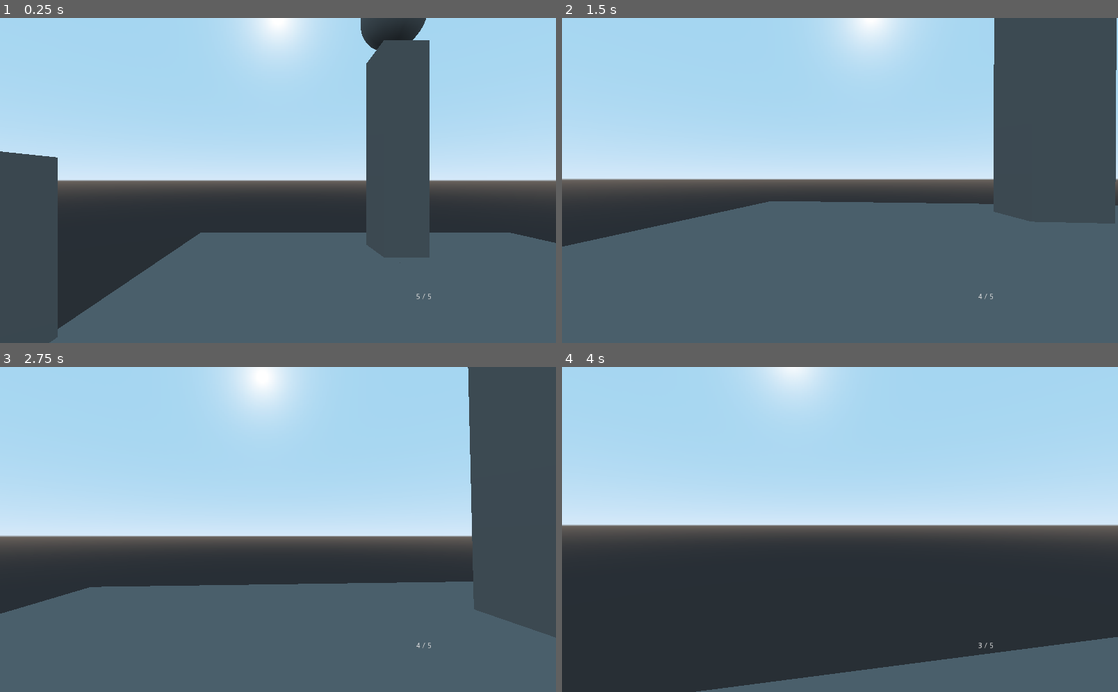
Above: before the commit, frames 1-4 (two rows, left to right).
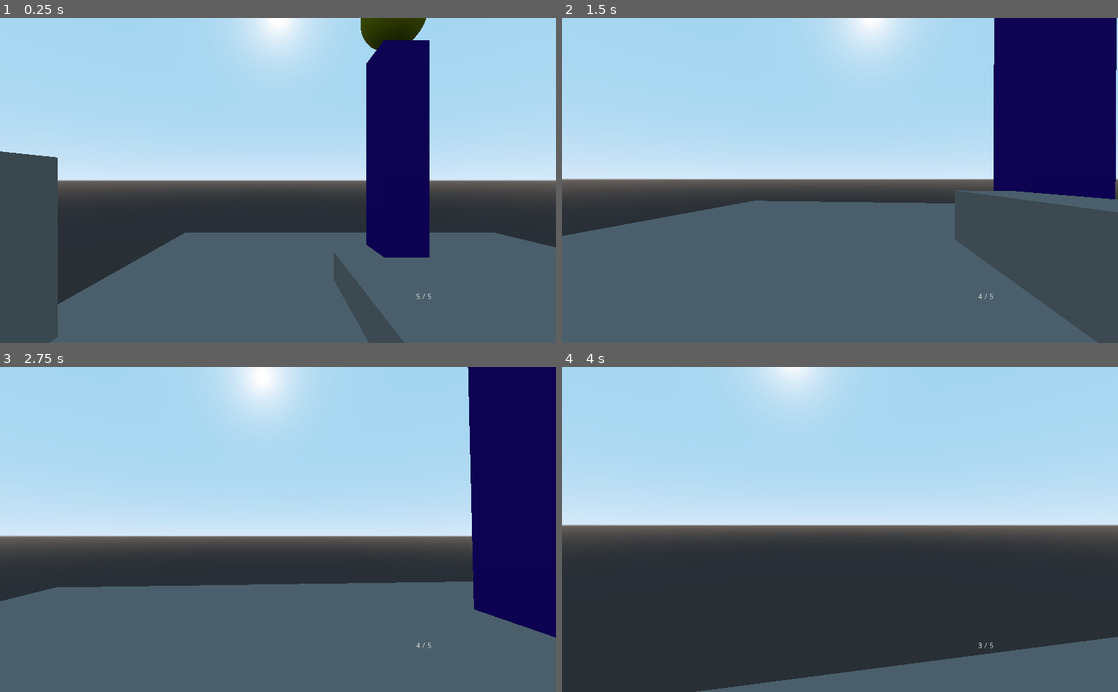
Above: after the commit, the same moments.

Repository: Mike149x/Game2021
Game: Godot game, scene res://MainScene.tscn
Two runs of this game, one before a commit and one after it. Both use one fixed random seed, a clock stepped at 60 frames per second and the inputs below.
Inputs (mouse positions are in pixels of both pictures, inside the frame that each line leads up to):
- Up to frame 1 (0.25 s): no input
- Up to frame 2 (1.5 s): move the mouse to (867, 180) at 0.52 s; hold W (move_forward) from 0.53 s (still down); tap E (Interact) at 0.6 s; tap Space (jump) at 0.77 s; move the mouse to (812, 180) at 1.27 s; click (812, 180) at 1.35 s
- Up to frame 3 (2.75 s): keep holding W (move_forward); tap Space (jump) at 1.52 s; move the mouse to (289, 523) at 2.02 s; tap E (Interact) at 2.1 s
- Up to frame 4 (4 s): keep holding W (move_forward); move the mouse to (834, 536) at 2.77 s; click (834, 536) at 2.85 s; tap Space (jump) at 3.02, 3.77 s; move the mouse to (878, 532) at 3.52 s; tap E (Interact) at 3.6 s

The runs differ from the first frame. In frame 1, 11% of the frame differs, in the area x 10-100%, y 0-100%; in frame 2, 21%, in the area x 0-100%, y 0-100%; in frame 3, 12%; in frame 4, nothing differs.

Commit message:
working on detection

Diff:
--- /dev/null
+++ b/SuperStockTrader/Enemy.gd
@@ -0,0 +1,32 @@
+extends KinematicBody
+
+
+var space_state
+var target
+
+
+func _ready():
+	space_state = get_world().direct_space_state
+
+func _process(delta):
+	if target:
+		var result = space_state.intersect_ray(global_transform.origin, target.global_transform.origin)
+		look_at(target.global_transform.origin, Vector3.UP)
+
+func _on_Area_body_entered(body):
+	if body.is_in_group("Player"):
+		target = body
+		print(body.name + " entered")
+		set_color_red()
+
+func _on_Area_body_exited(body):
+	if body.is_in_group("Player"):
+		target = null
+		print(body.name + " exited")
+		set_color_green()
+
+func set_color_red():
+	$MeshInstance.get_surface_material(0).set_albedo(Color(1, 0, 0))
+
+func set_color_green():
+	$MeshInstance.get_surface_material(0).set_albedo(Color(0, 1, 0))
--- a/SuperStockTrader/Enemy.tscn
+++ b/SuperStockTrader/Enemy.tscn
@@ -1,17 +1,38 @@
-[gd_scene load_steps=3 format=2]
+[gd_scene load_steps=6 format=2]
 
-[sub_resource type="SphereMesh" id=1]
+[ext_resource path="res://Enemy.gd" type="Script" id=1]
 
-[sub_resource type="SphereShape" id=2]
+[sub_resource type="CapsuleMesh" id=1]
 
-[node name="Enemy" type="StaticBody" groups=[
-"Enemies",
-]]
-transform = Transform( 1, 0, 0, 0, 1, 0, 0, 0, 1, -5.68815, 2.94749, 8.71775 )
+[sub_resource type="SpatialMaterial" id=4]
+albedo_color = Color( 0, 1, 0, 1 )
+
+[sub_resource type="CubeMesh" id=2]
+
+[sub_resource type="CapsuleShape" id=3]
+
+[node name="Enemy" type="KinematicBody"]
+script = ExtResource( 1 )
 
 [node name="MeshInstance" type="MeshInstance" parent="."]
+transform = Transform( 1, 0, 0, 0, -4.37114e-08, -1, 0, 1, -4.37114e-08, 0, 0, 0 )
 mesh = SubResource( 1 )
+material/0 = SubResource( 4 )
+
+[node name="MeshInstance2" type="MeshInstance" parent="."]
+transform = Transform( 0.144, 0, 0, 0, 0.2, 0, 0, 0, 0.89262, 0, 1, -1 )
+mesh = SubResource( 2 )
 material/0 = null
 
 [node name="CollisionShape" type="CollisionShape" parent="."]
-shape = SubResource( 2 )
+transform = Transform( 1, 0, 0, 0, -4.37114e-08, -1, 0, 1, -4.37114e-08, 0, 0, 0 )
+shape = SubResource( 3 )
+
+[node name="Area" type="Area" parent="."]
+
+[node name="CollisionPolygon" type="CollisionPolygon" parent="Area"]
+transform = Transform( 1.19249e-08, 1, 0, 4.37114e-08, -5.21253e-16, -1, -1, 1.19249e-08, -4.37114e-08, 0, 0, -1.08504 )
+polygon = PoolVector2Array( 0, 0, 15, 6, 15, -6 )
+
+[connection signal="body_entered" from="Area" to="." method="_on_Area_body_entered"]
+[connection signal="body_exited" from="Area" to="." method="_on_Area_body_exited"]
--- a/SuperStockTrader/MainScene.tscn
+++ b/SuperStockTrader/MainScene.tscn
@@ -1,14 +1,24 @@
-[gd_scene load_steps=9 format=2]
+[gd_scene load_steps=13 format=2]
 
 [ext_resource path="res://FirstPerson.tscn" type="PackedScene" id=1]
 [ext_resource path="res://MainScene.gd" type="Script" id=2]
 [ext_resource path="res://Interactables/InteractableLightSwitch.gd" type="Script" id=3]
 [ext_resource path="res://default_env.tres" type="Environment" id=4]
 [ext_resource path="res://Enemy.tscn" type="PackedScene" id=5]
+[ext_resource path="res://Target.tscn" type="PackedScene" id=6]
 
 [sub_resource type="CubeMesh" id=1]
 
 [sub_resource type="BoxShape" id=2]
+
+[sub_resource type="SpatialMaterial" id=4]
+albedo_color = Color( 0.196078, 0, 1, 1 )
+
+[sub_resource type="SpatialMaterial" id=5]
+albedo_color = Color( 0.196078, 0, 1, 1 )
+
+[sub_resource type="SpatialMaterial" id=6]
+albedo_color = Color( 0.196078, 0, 1, 1 )
 
 [sub_resource type="SpatialMaterial" id=3]
 albedo_color = Color( 1, 0, 0, 1 )
@@ -19,44 +29,17 @@
 [node name="FirstPerson" parent="." instance=ExtResource( 1 )]
 transform = Transform( 1, 0, 0, 0, 1, 0, 0, 0, 1, 0, 6, 0 )
 
+[node name="Enemy" parent="." instance=ExtResource( 5 )]
+transform = Transform( 1.19249e-08, 0, 1, 0, 1, 0, -1, 0, 1.19249e-08, 16.6365, 2.0185, -9.21204 )
+
 [node name="Ground" type="MeshInstance" parent="."]
-transform = Transform( 10, 0, 0, 0, 1, 0, 0, 0, 10, 0, -1, 0 )
+transform = Transform( 20, 0, 0, 0, 1, 0, 0, 0, 20, 8, -1, -10 )
 mesh = SubResource( 1 )
 material/0 = null
 
 [node name="StaticBody" type="StaticBody" parent="Ground"]
 
 [node name="CollisionShape" type="CollisionShape" parent="Ground/StaticBody"]
-shape = SubResource( 2 )
-
-[node name="Ground2" type="MeshInstance" parent="."]
-transform = Transform( 10, 0, 0, 0, 1, 0, 0, 0, 10, 20, -1, 0 )
-mesh = SubResource( 1 )
-material/0 = null
-
-[node name="StaticBody" type="StaticBody" parent="Ground2"]
-
-[node name="CollisionShape" type="CollisionShape" parent="Ground2/StaticBody"]
-shape = SubResource( 2 )
-
-[node name="Ground3" type="MeshInstance" parent="."]
-transform = Transform( 10, 0, 0, 0, 1, 0, 0, 0, 10, 20, -1, -20 )
-mesh = SubResource( 1 )
-material/0 = null
-
-[node name="StaticBody" type="StaticBody" parent="Ground3"]
-
-[node name="CollisionShape" type="CollisionShape" parent="Ground3/StaticBody"]
-shape = SubResource( 2 )
-
-[node name="Ground4" type="MeshInstance" parent="."]
-transform = Transform( 10, 0, 0, 0, 1, 0, 0, 0, 10, 0, -1, -20 )
-mesh = SubResource( 1 )
-material/0 = null
-
-[node name="StaticBody" type="StaticBody" parent="Ground4"]
-
-[node name="CollisionShape" type="CollisionShape" parent="Ground4/StaticBody"]
 shape = SubResource( 2 )
 
 [node name="BigWall" type="MeshInstance" parent="."]
@@ -70,10 +53,21 @@
 [node name="CollisionShape" type="CollisionShape" parent="BigWall/StaticBody"]
 shape = SubResource( 2 )
 
+[node name="SmallWall" type="MeshInstance" parent="."]
+transform = Transform( 1, 0, 0, 0, 5, 0, 0, 0, 6, 4.78102, -3.10309, -9.82607 )
+mesh = SubResource( 1 )
+material/0 = null
+
+[node name="StaticBody" type="StaticBody" parent="SmallWall"]
+transform = Transform( 1, -4.44089e-16, 2.11758e-22, 0, 1, -8.35187e-22, 0, -4.44089e-16, 1, 0, 0, 0 )
+
+[node name="CollisionShape" type="CollisionShape" parent="SmallWall/StaticBody"]
+shape = SubResource( 2 )
+
 [node name="Pillar" type="MeshInstance" parent="."]
 transform = Transform( 2, 0, 0, 0, 10, 0, 0, 0, 2, 11.2899, 9.05029, -22.356 )
 mesh = SubResource( 1 )
-material/0 = null
+material/0 = SubResource( 4 )
 
 [node name="StaticBody" type="StaticBody" parent="Pillar"]
 transform = Transform( 1, -4.44089e-16, 2.11758e-22, 0, 1, -8.35187e-22, 0, -4.44089e-16, 1, 0, 0, 0 )
@@ -84,7 +78,7 @@
 [node name="Pillar2" type="MeshInstance" parent="."]
 transform = Transform( 2, 0, 0, 0, 10, 0, 0, 0, 2, 25.248, 0.343651, -10.8168 )
 mesh = SubResource( 1 )
-material/0 = null
+material/0 = SubResource( 5 )
 
 [node name="StaticBody" type="StaticBody" parent="Pillar2"]
 transform = Transform( 1, -4.44089e-16, 2.11758e-22, 0, 1, -8.35187e-22, 0, -4.44089e-16, 1, 0, 0, 0 )
@@ -95,7 +89,7 @@
 [node name="Pillar3" type="MeshInstance" parent="."]
 transform = Transform( 2, 0, 0, 0, 10, 0, 0, 0, 2, 7.08681, 4.11998, 2.76978 )
 mesh = SubResource( 1 )
-material/0 = null
+material/0 = SubResource( 6 )
 
 [node name="StaticBody" type="StaticBody" parent="Pillar3"]
 transform = Transform( 1, -4.44089e-16, 2.11758e-22, 0, 1, -8.35187e-22, 0, -4.44089e-16, 1, 0, 0, 0 )
@@ -157,11 +151,11 @@
 [node name="WorldEnvironment" type="WorldEnvironment" parent="."]
 environment = ExtResource( 4 )
 
-[node name="Enemy" parent="." instance=ExtResource( 5 )]
+[node name="Target" parent="." instance=ExtResource( 6 )]
 transform = Transform( 3, 0, 0, 0, 3, 0, 0, 0, 3, 7.07258, 17.8368, 2.50745 )
 
-[node name="Enemy2" parent="." instance=ExtResource( 5 )]
+[node name="Target2" parent="." instance=ExtResource( 6 )]
 transform = Transform( 3, 0, 0, 0, 3, 0, 0, 0, 3, 11.3468, 22.948, -23.0171 )
 
-[node name="Enemy3" parent="." instance=ExtResource( 5 )]
+[node name="Target3" parent="." instance=ExtResource( 6 )]
 transform = Transform( 3, 0, 0, 0, 3, 0, 0, 0, 3, 24.7189, 13.9942, -11.3271 )
--- /dev/null
+++ b/SuperStockTrader/Target.tscn
@@ -0,0 +1,19 @@
+[gd_scene load_steps=4 format=2]
+
+[sub_resource type="SphereMesh" id=1]
+
+[sub_resource type="SpatialMaterial" id=3]
+albedo_color = Color( 0.968627, 1, 0, 1 )
+
+[sub_resource type="SphereShape" id=2]
+
+[node name="Target" type="StaticBody" groups=[
+"Enemies",
+]]
+
+[node name="MeshInstance" type="MeshInstance" parent="."]
+mesh = SubResource( 1 )
+material/0 = SubResource( 3 )
+
+[node name="CollisionShape" type="CollisionShape" parent="."]
+shape = SubResource( 2 )
--- a/SuperStockTrader/Weapon.gd
+++ b/SuperStockTrader/Weapon.gd
@@ -38,7 +38,8 @@
 		var collider = raycast.get_collider()
 		if collider.is_in_group("Enemies"):
 			collider.queue_free()
-			print("Killed" + collider.name)
+			#This line makes enemies disappear
+			print("Shot " + collider.name)
 
 func fire():
 	print("Fired weapon")
